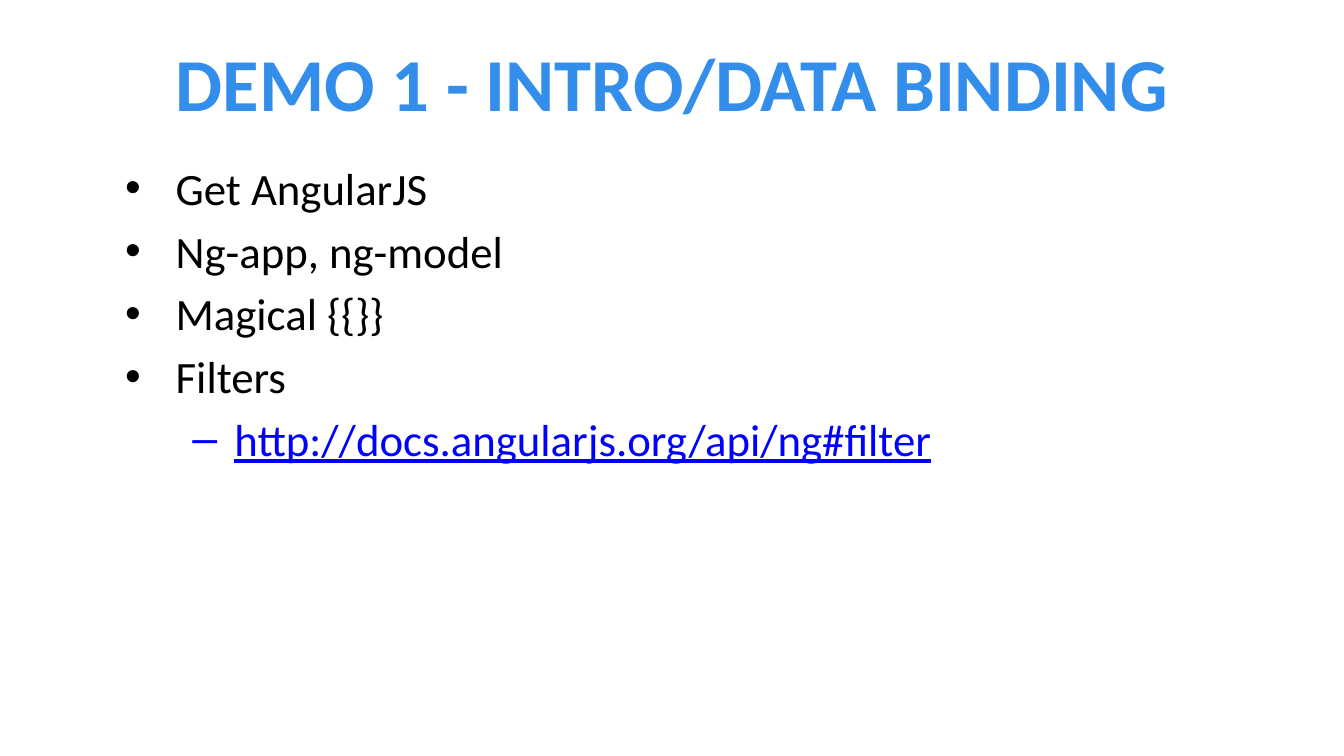
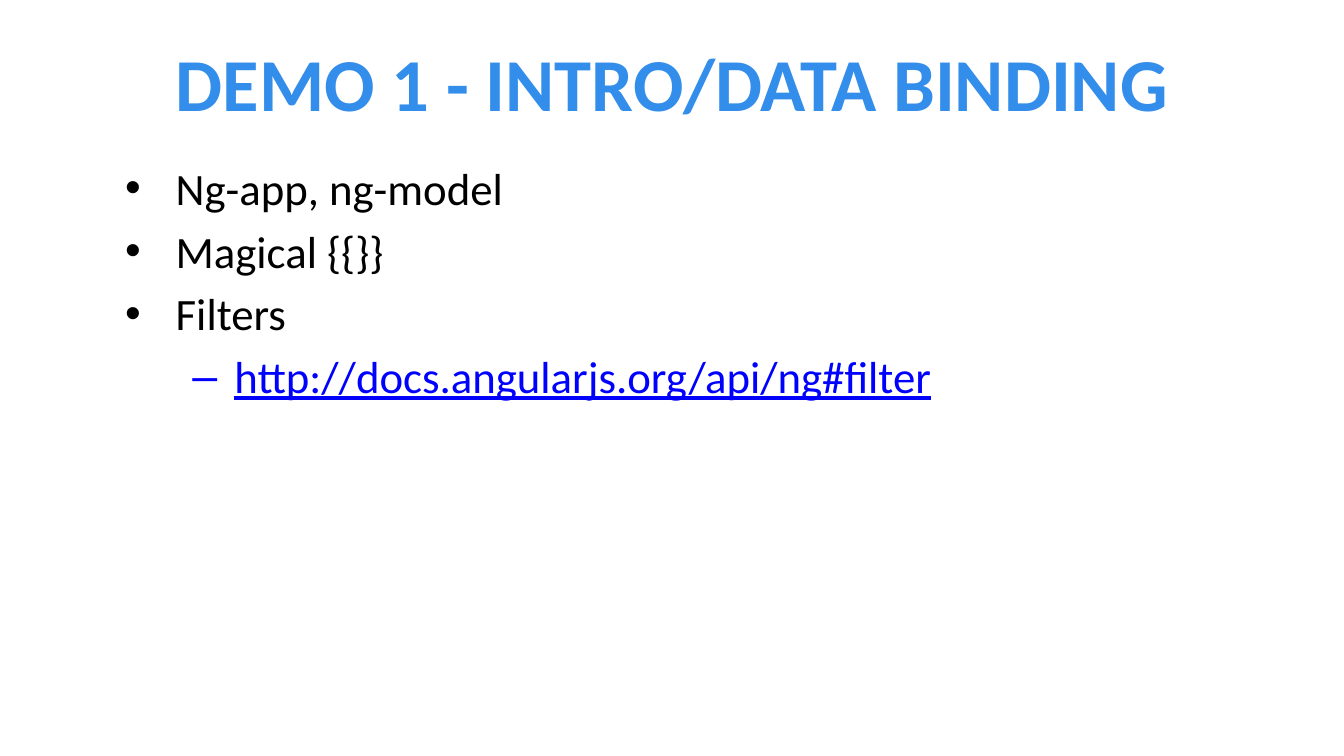
Before and after one commit to jptacek/JPtacek.com, a slide deck: slide 7 of src/documents/2014/05/maddotnet-ug-presentation/AngularJS.pptx (slide 6 before the commit). Drawn at 1344x756 pixels with LibreOffice and Linux fonts; fonts in the diff are those of the drawing; background and template pictures are left out. Boxes give left, top, right and bottom in pixels: in the first picture for what was removed or moved away, otherwise in the second. Text is boxed around its words. In the diff, an @@ line names an element or a change of style, - is before the commit and + after.

```diff
--- a/src/documents/2014/05/maddotnet-ug-presentation/AngularJS.pptx
+++ b/src/documents/2014/05/maddotnet-ug-presentation/AngularJS.pptx
@@ text at [176,174,427,213]: paragraph removed @@
-• Get AngularJS
```
Also in this commit, not shown: 4 other slides changed, 3 slides added, 1 other file.
